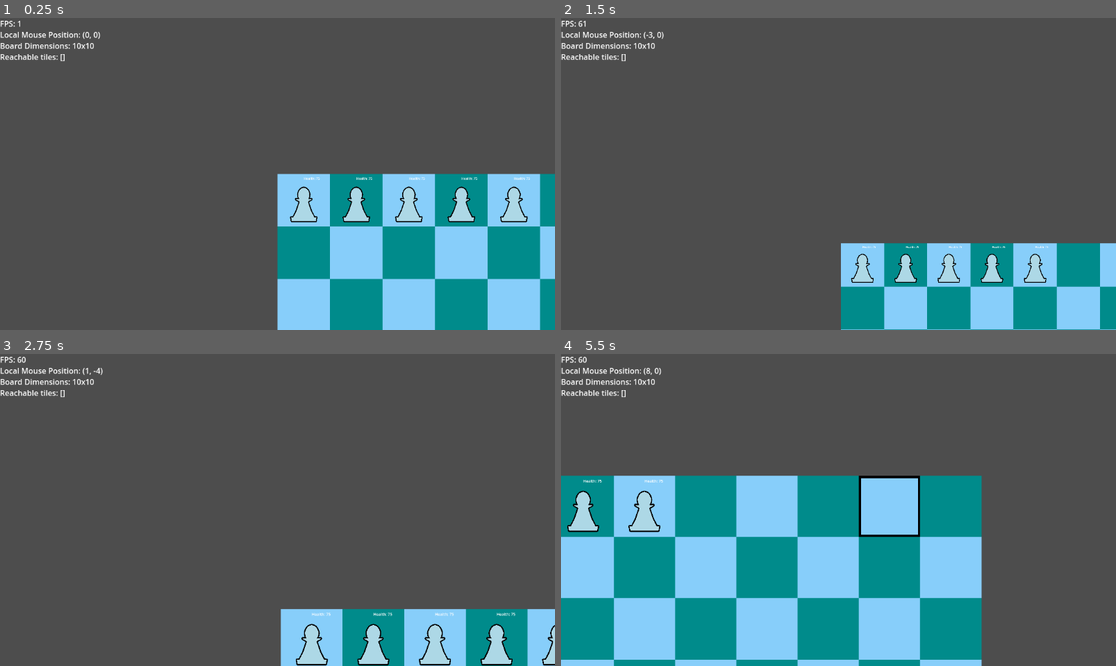
Above: before the commit, frames 1-4 (two rows, left to right).
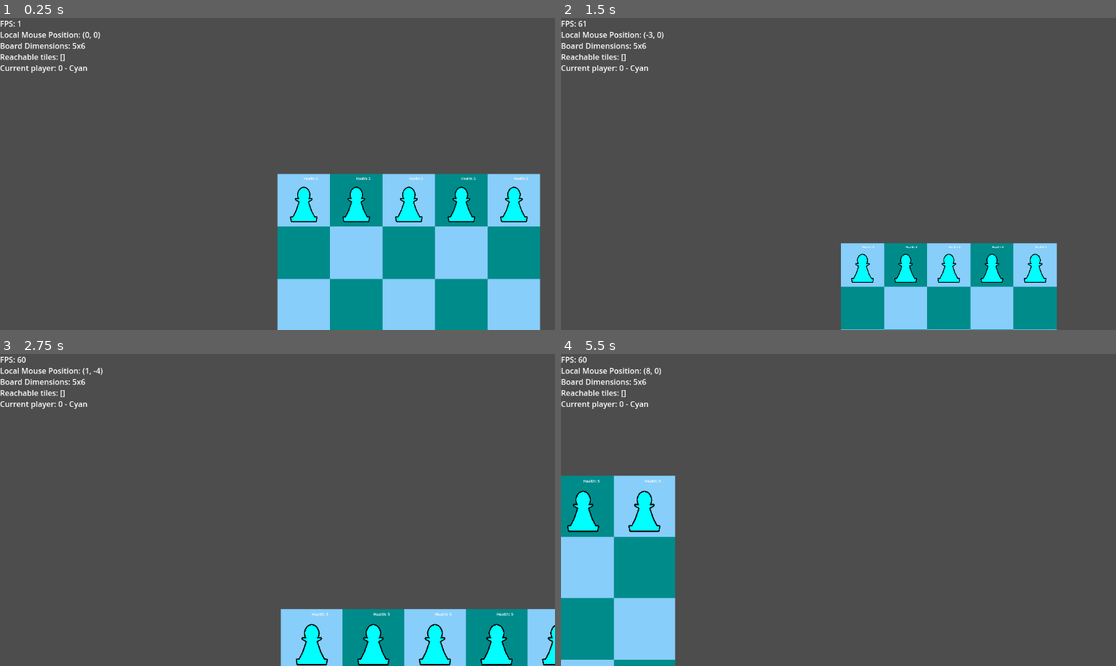
Above: after the commit, the same moments.

Repository: Tom3s/fantasy-chess
Game: Godot game, scene res://PieceScripts/Pawn/Main.tscn
Same seed, same stepped clock (60 frames per second), same inputs: the game is played once before the commit and once after it. The project has no main scene, so this scene is started directly.
Inputs (mouse positions are in pixels of both pictures, inside the frame that each line leads up to):
- Up to frame 1 (0.25 s): no input
- Up to frame 2 (1.5 s): move the mouse to (727, 120) at 0.52 s; hold Middle mouse button (moveCamera) 0.53-1.28 s; click (727, 120) at 0.67 s; move the mouse to (727, 189) at 1.27 s; click (727, 189) at 1.35 s
- Up to frame 3 (2.75 s): tap Enter at 2 s; move the mouse to (333, 441) at 2.02 s; hold Mouse wheel up (zoomCameraIn) from 2.03 s (still down); click (333, 441) at 2.17 s
- Up to frame 4 (5.5 s): move the mouse to (810, 572) at 2.77 s; release Mouse wheel up (zoomCameraIn) at 2.78 s; tap Mouse wheel down (zoomCameraOut) at 2.85 s; click (810, 572) at 2.92 s; move the mouse to (1005, 556) at 3.52 s; hold Middle mouse button (moveCamera) 3.53-4.28 s; click (1005, 556) at 3.67 s; tap Space at 4.25 s; move the mouse to (672, 463) at 4.27 s; click (672, 463) at 4.35 s; tap Enter at 5 s; move the mouse to (866, 510) at 5.02 s; hold Mouse wheel up (zoomCameraIn) from 5.03 s (still down); click (866, 510) at 5.17 s

The runs differ from the first frame. In frame 1, 3.0% of the frame differs, in the area x 0-100%, y 8-100%; in frame 2, 4.1%; in frame 3, 1.8%; in frame 4, 35%, in the area x 0-76%, y 8-100%.

Commit message:
2 players work

Diff:
--- a/Board.gd
+++ b/Board.gd
@@ -47,10 +47,11 @@
 
 
 	for tile in reachableTiles:
-		var posX = tile.x * GlobalVariables.GRID_SIZE - offsetX + padding
-		var posY = tile.y * GlobalVariables.GRID_SIZE - offsetY + padding
+		var posX = tile.x * GlobalVariables.GRID_SIZE - offsetX # + padding
+		var posY = tile.y * GlobalVariables.GRID_SIZE - offsetY # + padding
 
-		draw_rect(Rect2(posX, posY, GlobalVariables.GRID_SIZE - padding*2, GlobalVariables.GRID_SIZE - padding*2), Color.DARK_OLIVE_GREEN, false, padding * 2)
+		# draw_rect(Rect2(posX, posY, GlobalVariables.GRID_SIZE - padding*2, GlobalVariables.GRID_SIZE - padding*2), Color.DARK_OLIVE_GREEN, false, padding * 2)
+		draw_rect(Rect2(posX, posY, GlobalVariables.GRID_SIZE, GlobalVariables.GRID_SIZE), Color(0.0, 0.8, 0.2, 0.5))
 
 	if hoveringSquare != Vector2i(-1, -1):
 		var posX = hoveringSquare.x * GlobalVariables.GRID_SIZE - offsetX + padding
--- a/DebugScreen.gd
+++ b/DebugScreen.gd
@@ -9,6 +9,7 @@
 	addFunctionToDisplay(Callable(%InputHandler, "debugLocalMousePosition"))
 	addFunctionToDisplay(Callable(GlobalVariables, "debugBoardDimensions"))
 	addFunctionToDisplay(Callable($"../../Board", "debugReachableTiles"))
+	addFunctionToDisplay(Callable(%GameController, "debugCurrentPlayer"))
 
 	pass # Replace with function body.
 
--- /dev/null
+++ b/GameController.gd
@@ -0,0 +1,43 @@
+extends Node2D
+
+class_name GameController
+
+const Player := preload("res://Player.tscn")
+
+var players: Array[Player]
+
+var currentPlayerIndex: int
+
+
+# Called when the node enters the scene tree for the first time.
+func _ready():
+	# player1
+	var player := Player.instantiate()
+	player.init("Cyan", Color.CYAN, 0)
+	add_child(player)
+	players.append(player)
+
+	# player2
+	player = Player.instantiate()
+	player.init("Orange", Color.CORAL, GlobalVariables.BOARD_HEIGHT - 1)
+	add_child(player)
+	players.append(player)
+
+	currentPlayerIndex = 0
+
+	players[currentPlayerIndex].startTurn()
+
+
+# Called every frame. 'delta' is the elapsed time since the previous frame.
+func _process(delta):
+	pass
+
+func getAllPlayers() -> Array[Player]:
+	return players
+
+func nextPlayer():
+	currentPlayerIndex = (currentPlayerIndex + 1) % players.size()
+	players[currentPlayerIndex].startTurn()
+
+func debugCurrentPlayer() -> String:
+	return "Current player: " + str(currentPlayerIndex) + " - " + players[currentPlayerIndex].playerName
--- /dev/null
+++ b/GameController.tscn
@@ -0,0 +1,6 @@
+[gd_scene load_steps=2 format=3 uid="uid://33rmbwru2587"]
+
+[ext_resource type="Script" path="res://GameController.gd" id="1_o6msx"]
+
+[node name="GameController" type="Node2D"]
+script = ExtResource("1_o6msx")
--- a/PieceScripts/Pawn/Main.tscn
+++ b/PieceScripts/Pawn/Main.tscn
@@ -2,8 +2,8 @@
 
 [ext_resource type="Script" path="res://DebugScreen.gd" id="1_p0i1q"]
 [ext_resource type="Script" path="res://Camera2D.gd" id="2_v8qub"]
-[ext_resource type="PackedScene" uid="uid://cxunncx4uboww" path="res://Player.tscn" id="3_dhlax"]
 [ext_resource type="PackedScene" uid="uid://lorewu3d2211" path="res://Board.tscn" id="3_sq1xj"]
+[ext_resource type="PackedScene" uid="uid://33rmbwru2587" path="res://GameController.tscn" id="4_co1ve"]
 [ext_resource type="PackedScene" uid="uid://1eh2s5xbr48s" path="res://InputHandler.tscn" id="5_esnii"]
 [ext_resource type="Script" path="res://PieceScripts/Pawn/Observer.gd" id="6_mnq8c"]
 
@@ -24,10 +24,11 @@
 
 [node name="Board" parent="." instance=ExtResource("3_sq1xj")]
 z_index = -2
-width = 10
-height = 10
+width = 5
+height = 6
 
-[node name="Player" parent="." instance=ExtResource("3_dhlax")]
+[node name="GameController" parent="." instance=ExtResource("4_co1ve")]
+unique_name_in_owner = true
 
 [node name="InputHandler" parent="." instance=ExtResource("5_esnii")]
 unique_name_in_owner = true
--- a/PieceScripts/Pawn/Observer.gd
+++ b/PieceScripts/Pawn/Observer.gd
@@ -2,9 +2,11 @@
 
 const Player := preload("res://Player.tscn")
 const Board := preload("res://Board.tscn")
+const GameController := preload("res://GameController.tscn")
 
 var inputHandler: InputHandler
-var player: Player
+var gameController: GameController
+var players: Array[Player]
 var board: Board
 
 # Called when the node enters the scene tree for the first time.
@@ -13,10 +15,14 @@
 	if inputHandler == null:
 		push_warning("InputHandler is null in Observer")
 
+	gameController = %GameController
+	if gameController == null:
+		push_warning("GameController is null in Observer")
 
-	player = $"../Player"
-	if player == null:
-		push_warning("Player is null in Observer")
+	players = gameController.getAllPlayers()
+	# player = $"../Player"
+	# if player == null:
+	# 	push_warning("Player is null in Observer")
 
 
 	board = $"../Board"
@@ -31,12 +37,13 @@
 func connectSignals():
 	inputHandler.mouseClickedAt.connect(onInputHandler_mouseClickedAt)
 	inputHandler.mouseMovedTo.connect(onInputHandler_mouseMoved)
-	player.pieceSelected.connect(onPlayer_pieceSelected)
-	player.pieceMoved.connect(onPlayer_pieceMoved)
-	player.noPieceOnSelectedTile.connect(onPlayer_noPieceOnSelectedTile)
-	player.pieceUnselected.connect(onPlayer_pieceUnselected)
-	player.invalidTargetTile.connect(onPlayer_invalidTargetTile)
-	player.targetTileNotReachable.connect(onPlayer_targetTileNotReachable)
+	for player in players:
+		player.pieceSelected.connect(onPlayer_pieceSelected)
+		player.pieceMoved.connect(onPlayer_pieceMoved)
+		player.noPieceOnSelectedTile.connect(onPlayer_noPieceOnSelectedTile)
+		player.pieceUnselected.connect(onPlayer_pieceUnselected)
+		player.invalidTargetTile.connect(onPlayer_invalidTargetTile)
+		player.targetTileNotReachable.connect(onPlayer_targetTileNotReachable)
 
 
 # Called every frame. 'delta' is the elapsed time since the previous frame.
@@ -45,7 +52,8 @@
 
 func onInputHandler_mouseClickedAt(mousePosition: Vector2i):
 	print("Observer: mouse clicked at: ", mousePosition)
-	player.onSelectingTile(mousePosition)
+	for player in players:
+		player.onSelectingTile(mousePosition)
 
 func onInputHandler_mouseMoved(mousePosition: Vector2i):
 	board.setHoveringSquare(mousePosition)
@@ -64,6 +72,7 @@
 	print("Observer: piece moved: ", piece, " to ", position)
 	piece.onMoved()
 	board.clearReachableTiles()
+	gameController.nextPlayer()
 
 func onPlayer_noPieceOnSelectedTile():
 	print("Observer: no piece on selected tile")
--- a/PieceScripts/Pawn/data.json
+++ b/PieceScripts/Pawn/data.json
@@ -1,3 +1,3 @@
 {
-	"maxHealth": 75
+	"maxHealth": 5
 }
--- a/Player.gd
+++ b/Player.gd
@@ -10,12 +10,15 @@
 	WAITING_FOR_MOVE_SELECTION
 }
 
-var state: STATES = STATES.WAITING_FOR_PIECE_SELECTION
+var state: STATES = STATES.WAITING_FOR_TURN
+
+var playerName: String
 
 var pieceColor: Color = Color.LIGHT_BLUE
 
 var pieces: Array[Piece] = []
 
+var defaultPieces: Array[PieceNames] = [PieceNames.PAWN, PieceNames.PAWN, PieceNames.PAWN, PieceNames.PAWN, PieceNames.PAWN]
 var piecesInPlay = [PieceNames.PAWN, PieceNames.PAWN, PieceNames.PAWN, PieceNames.PAWN, PieceNames.PAWN]
 
 var currentlySelectedPiece: Piece = null
@@ -27,17 +30,24 @@
 signal invalidTargetTile()
 signal targetTileNotReachable()
 
+func init(initialName: String, initialPieceColor: Color, startingRow: int, piecesToPlay: Array[PieceNames] = defaultPieces):
+	playerName = initialName
+	pieceColor = initialPieceColor
+	if piecesToPlay.size() > 0:
+		piecesInPlay = piecesToPlay
 
-func _ready():
 	var index: int = 0
 	for pieceName in piecesInPlay:
 		var piece := Piece.instantiate()
-		piece.init(pieceName, Vector2i(index, 0), pieceColor)
+		piece.init(pieceName, Vector2i(index, startingRow), pieceColor)
 		add_child(piece)
 		pieces.append(piece)
 
 		index += 1
 
+
+func _ready():
+	pass
 
 func onSelectingTile(tilePosition: Vector2i):
 	if state == STATES.WAITING_FOR_PIECE_SELECTION:
@@ -64,7 +74,10 @@
 		elif currentlySelectedPiece.move.getAvailableMoves(6).has(tilePosition):
 			currentlySelectedPiece.move.moveTo(tilePosition)
 			pieceMoved.emit(currentlySelectedPiece, tilePosition)
-			state = STATES.WAITING_FOR_PIECE_SELECTION
+			state = STATES.WAITING_FOR_TURN
 			currentlySelectedPiece = null
 		else:
 			targetTileNotReachable.emit()
+
+func startTurn():
+	state = STATES.WAITING_FOR_PIECE_SELECTION
